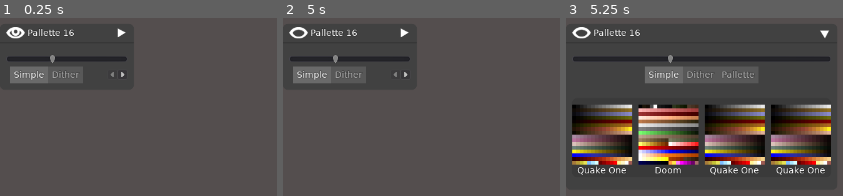
Above: before the commit, frames 1-3 (left to right).
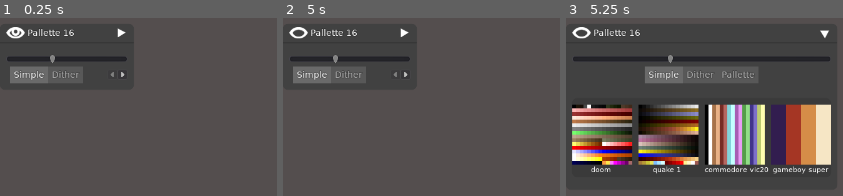
Above: after the commit, the same moments.

Repository: jackaperkins/texrex
Game: Godot game, scene res://modifiers/pallette/modifier_pallette.tscn
Two runs of this game, one before a commit and one after it. Both use one fixed random seed, a clock stepped at 60 frames per second and the inputs below. This scene is started directly instead of the project's main scene.
Inputs (mouse positions are in pixels of both pictures, inside the frame that each line leads up to):
- Up to frame 1 (0.25 s): no input
- Up to frame 2 (5 s): click (299, 34) at 0.5 s; click (299, 34) at 1.25 s; click (349, 34) at 2 s; click (349, 34) at 2.75 s; click (349, 34) at 3.5 s; click (299, 34) at 4.25 s
- Up to frame 3 (5.25 s): click (687, 34) at 5 s

Frames 1-2 are identical in both runs. In frame 3, 31% of the frame differs, in the area x 2-96%, y 48-89%.
Error in both runs: Invalid call. Nonexistent function 'start_drag' in base 'Nil'. (res://modifiers/pallette/modifier_pallette.gd:95)

Commit message:
add pallettes, autoloading of pallettes

Diff:
--- a/texrex/fonts/font_vera_hint.tres
+++ b/texrex/fonts/font_vera_hint.tres
@@ -3,6 +3,6 @@
 [ext_resource path="res://fonts/Vera.ttf" type="DynamicFontData" id=1]
 
 [resource]
-size = 12
+size = 11
 outline_color = Color( 0, 0, 0, 0.247059 )
 font_data = ExtResource( 1 )
--- a/texrex/modifiers/pallette/m_render_pallette_from_image.tres
+++ b/texrex/modifiers/pallette/m_render_pallette_from_image.tres
@@ -1,6 +1,6 @@
 [gd_resource type="ShaderMaterial" load_steps=3 format=2]
 
-[ext_resource path="res://textures/pallettes/quake1_pallette.png" type="Texture" id=1]
+[ext_resource path="res://textures/pallettes/quake_1_pallette.png" type="Texture" id=1]
 [ext_resource path="res://modifiers/pallette/pallette_from_image.shader" type="Shader" id=2]
 
 [resource]
--- a/texrex/modifiers/pallette/modifier_pallette.gd
+++ b/texrex/modifiers/pallette/modifier_pallette.gd
@@ -1,6 +1,8 @@
 extends "res://modifiers/modifier.gd"
 onready var mat_simple:ShaderMaterial = load('res://modifiers/pallette/m_render_pallette.tres')
 onready var mat_image:ShaderMaterial = load('res://modifiers/pallette/m_render_pallette_from_image.tres')
+
+onready var thumbnail = load('res://modifiers/pallette/thumbnail.tscn')
 
 var mat:ShaderMaterial
 
@@ -27,15 +29,16 @@
 	$mode.add_tab("Dither")
 	$mode.add_tab("Pallette")
 
-
-
+	var pallette_images = load_pallettes()
+	print(String(pallette_images.size()) + ' loaded pallettes!!')
 	var first = true
-	for child in $MarginContainer/GridContainer.get_children():
+	for item in pallette_images:
+		var child = thumbnail.instance()
+		$MarginContainer/GridContainer.add_child(child)
+		child.pallette = item["pallette"]
+		child.pallette_name = item["name"]
+		child.refresh()
 		child.connect("pallette_picked", self, "_on_pallette_picked")
-		if first:
-			first = false
-			mat_image.set_shader_param('sourcePallette', child.pallette)
-			pallette_name = child.pallette_name
 
 	add_primary_child($Pallette)
 	add_primary_child($mode)
@@ -59,9 +62,9 @@
 	yield(process_shader(mat, incoming.get_size(), image), 'completed')
 	needs_processing = false
 
-func _on_pallette_picked (pallette, new_name):
+func _on_pallette_picked (new_image, new_name):
 	print('new pallette picked')
-	mat_image.set_shader_param('sourcePallette', pallette)
+	mat_image.set_shader_param('sourcePallette', new_image)
 	pallette_name = new_name
 	_update_ui()
 	needs_processing = true
@@ -89,3 +92,35 @@
 	_update_ui()
 	needs_processing = true
 	emit_signal('updated')
+
+
+# load all image files we find in the /textures/pallettes directory
+# not sure this will work on all platforms
+# https://godotengine.org/qa/59637/cannot-traverse-asset-directory-in-android
+func load_pallettes():
+	var dir = Directory.new()
+	var pallette_list = []
+	if dir.open("res://textures/pallettes") == OK:
+		dir.list_dir_begin()
+		var filename = dir.get_next()
+		while (filename != ""):
+			if filename.ends_with(".png"):
+				pallette_list.append("res://textures/pallettes/" + filename)
+			filename = dir.get_next()
+
+	print('found pallettes: ' + String(pallette_list.size()))
+
+	for x in range(pallette_list.size()):
+		var loaded_tex:StreamTexture = load(pallette_list[x])
+		pallette_list[x] = {
+			"name": filename_to_name(pallette_list[x]),
+			"pallette": loaded_tex
+		}
+	return pallette_list
+
+func filename_to_name(filename:String):
+	filename = filename.rsplit('/',true,1)[1]
+	filename = filename.rsplit('.')[0]
+	filename = filename.replace('_', ' ')
+	filename = filename.replacen('pallette', '')
+	return filename
--- a/texrex/modifiers/pallette/modifier_pallette.tscn
+++ b/texrex/modifiers/pallette/modifier_pallette.tscn
@@ -1,11 +1,8 @@
-[gd_scene load_steps=7 format=2]
+[gd_scene load_steps=4 format=2]
 
 [ext_resource path="res://modifiers/modifier_base.tscn" type="PackedScene" id=1]
 [ext_resource path="res://theme/main_theme.tres" type="Theme" id=2]
 [ext_resource path="res://modifiers/pallette/modifier_pallette.gd" type="Script" id=3]
-[ext_resource path="res://modifiers/pallette/thumbnail.tscn" type="PackedScene" id=4]
-[ext_resource path="res://textures/pallettes/quake1_pallette.png" type="Texture" id=5]
-[ext_resource path="res://textures/pallettes/doom_pallette.png" type="Texture" id=6]
 
 [node name="Modifier Resolution" type="VBoxContainer"]
 self_modulate = Color( 1, 0.831373, 0.831373, 1 )
@@ -22,12 +19,12 @@
 [node name="Modifier Pallette" parent="." instance=ExtResource( 1 )]
 anchor_right = 0.0
 margin_left = 0.0
-margin_right = 414.0
-margin_bottom = 126.0
+margin_right = 214.0
+margin_bottom = 109.0
 script = ExtResource( 3 )
 
 [node name="Pallette" type="HSlider" parent="Modifier Pallette"]
-margin_right = 414.0
+margin_right = 214.0
 margin_bottom = 16.0
 min_value = 2.0
 max_value = 512.0
@@ -38,8 +35,8 @@
 }
 
 [node name="MarginContainer" type="MarginContainer" parent="Modifier Pallette"]
-margin_right = 414.0
-margin_bottom = 126.0
+margin_right = 214.0
+margin_bottom = 109.0
 custom_constants/margin_right = 0
 custom_constants/margin_top = 10
 custom_constants/margin_left = 0
@@ -47,8 +44,8 @@
 
 [node name="GridContainer" type="GridContainer" parent="Modifier Pallette/MarginContainer"]
 margin_top = 10.0
-margin_right = 414.0
-margin_bottom = 106.0
+margin_right = 214.0
+margin_bottom = 89.0
 custom_constants/vseparation = 25
 custom_constants/hseparation = 10
 columns = 5
@@ -56,44 +53,9 @@
 "_edit_use_anchors_": false
 }
 
-[node name="quakePallette" parent="Modifier Pallette/MarginContainer/GridContainer" instance=ExtResource( 4 )]
-anchor_right = 0.0
-anchor_bottom = 0.0
-margin_right = 96.0
-margin_bottom = 96.0
-pallette = ExtResource( 5 )
-pallette_name = "Quake One"
-
-[node name="quakePallette4" parent="Modifier Pallette/MarginContainer/GridContainer" instance=ExtResource( 4 )]
-anchor_right = 0.0
-anchor_bottom = 0.0
-margin_left = 106.0
-margin_right = 202.0
-margin_bottom = 96.0
-pallette = ExtResource( 6 )
-pallette_name = "Doom"
-
-[node name="quakePallette2" parent="Modifier Pallette/MarginContainer/GridContainer" instance=ExtResource( 4 )]
-anchor_right = 0.0
-anchor_bottom = 0.0
-margin_left = 212.0
-margin_right = 308.0
-margin_bottom = 96.0
-pallette = ExtResource( 5 )
-pallette_name = "Quake One"
-
-[node name="quakePallette3" parent="Modifier Pallette/MarginContainer/GridContainer" instance=ExtResource( 4 )]
-anchor_right = 0.0
-anchor_bottom = 0.0
-margin_left = 318.0
-margin_right = 414.0
-margin_bottom = 96.0
-pallette = ExtResource( 5 )
-pallette_name = "Quake One"
-
 [node name="mode" type="Tabs" parent="Modifier Pallette"]
-margin_right = 414.0
-margin_bottom = 126.0
+margin_right = 214.0
+margin_bottom = 109.0
 
 [connection signal="value_changed" from="Modifier Pallette/Pallette" to="Modifier Pallette" method="_on_Pallette_value_changed"]
 [connection signal="tab_changed" from="Modifier Pallette/mode" to="Modifier Pallette" method="_on_mode_tab_changed"]
--- a/texrex/modifiers/pallette/pallette_from_image.shader
+++ b/texrex/modifiers/pallette/pallette_from_image.shader
@@ -2,8 +2,6 @@
 
 uniform sampler2D tex : hint_black;
 uniform sampler2D sourcePallette : hint_black;
-
-
 
 void fragment() {
 	vec4 pixel = texture(tex, UV);
@@ -11,8 +9,11 @@
 	float dist = 1000.0;
 	vec4 color = vec4(0.0, 0.0, 0.0, 0.0);
 
-	for(int i =0; i < 256; i++) {
-		vec4 palletteSample = texture(sourcePallette, vec2(float(i%16),float(i/16)) / 16.0);
+	ivec2 dimensions = textureSize(sourcePallette, 0);
+	int totalLength = dimensions.x*dimensions.y;
+
+	for(int i =0; i < totalLength; i++) {
+		vec4 palletteSample = texture(sourcePallette, vec2(float(i%dimensions.x),float(i/dimensions.x)) / vec2(float(dimensions.x),float(dimensions.y)));
 		float d = distance(pixel, palletteSample);
 		if(d < dist) {
 			dist = d;
--- a/texrex/modifiers/pallette/thumbnail.gd
+++ b/texrex/modifiers/pallette/thumbnail.gd
@@ -7,6 +7,9 @@
 
 # Called when the node enters the scene tree for the first time.
 func _ready():
+	refresh()
+
+func refresh():
 	$TextureButton.texture_normal = pallette
 	$Label.text = pallette_name
 
--- a/texrex/modifiers/pallette/thumbnail.tscn
+++ b/texrex/modifiers/pallette/thumbnail.tscn
@@ -1,7 +1,8 @@
-[gd_scene load_steps=3 format=2]
+[gd_scene load_steps=4 format=2]
 
-[ext_resource path="res://textures/pallettes/quake1_pallette.png" type="Texture" id=1]
+[ext_resource path="res://textures/pallettes/quake_1_pallette.png" type="Texture" id=1]
 [ext_resource path="res://modifiers/pallette/thumbnail.gd" type="Script" id=2]
+[ext_resource path="res://fonts/font_vera_hint.tres" type="DynamicFont" id=3]
 
 [node name="Control" type="Control"]
 anchor_right = 1.0
@@ -19,7 +20,6 @@
 anchor_bottom = 1.0
 texture_normal = ExtResource( 1 )
 expand = true
-stretch_mode = 5
 __meta__ = {
 "_edit_use_anchors_": false
 }
@@ -32,6 +32,7 @@
 margin_top = 1.16238
 margin_right = 0.297302
 margin_bottom = 15.1624
+custom_fonts/font = ExtResource( 3 )
 text = "Quake1"
 align = 1
 valign = 1
Not shown, added: texrex/textures/pallettes/commodore64.png.import
Binary file added: texrex/textures/pallettes/commodore_vic20.png
Not shown, added: texrex/textures/pallettes/commodore_vic20.png.import
Not shown, added: texrex/textures/pallettes/commodore_vic_20.png.import
Binary file added: texrex/textures/pallettes/gameboy_super.png
Not shown, added: texrex/textures/pallettes/gameboy_super.png.import
Renamed: texrex/textures/pallettes/quake1_pallette.png -> texrex/textures/pallettes/quake_1_pallette.png
Not shown, changed: texrex/textures/pallettes/quake_1_pallette.png.import
